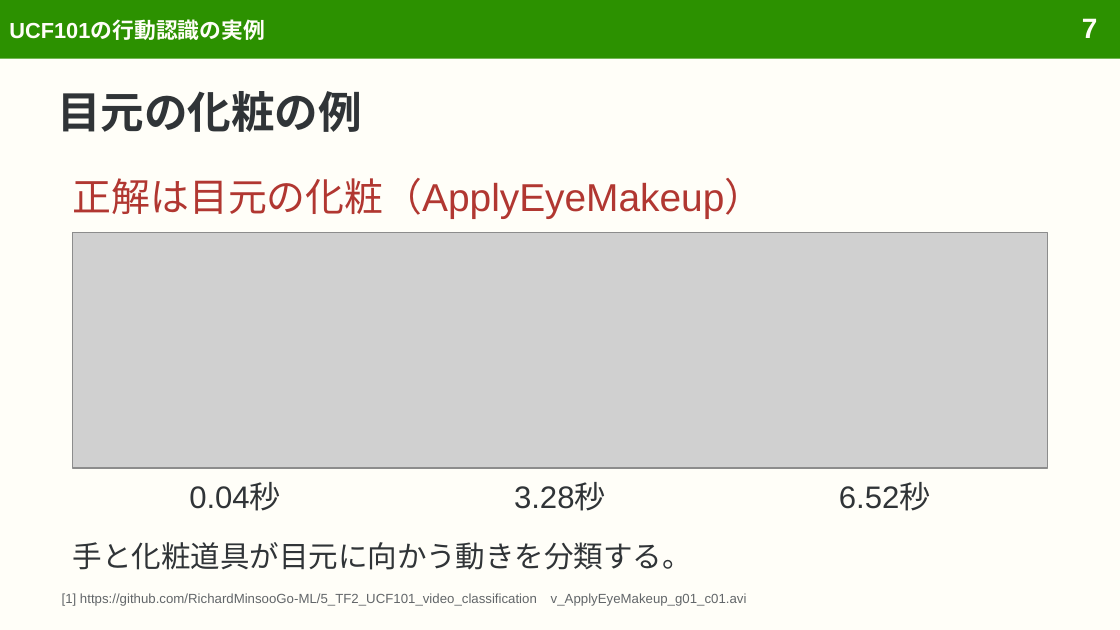
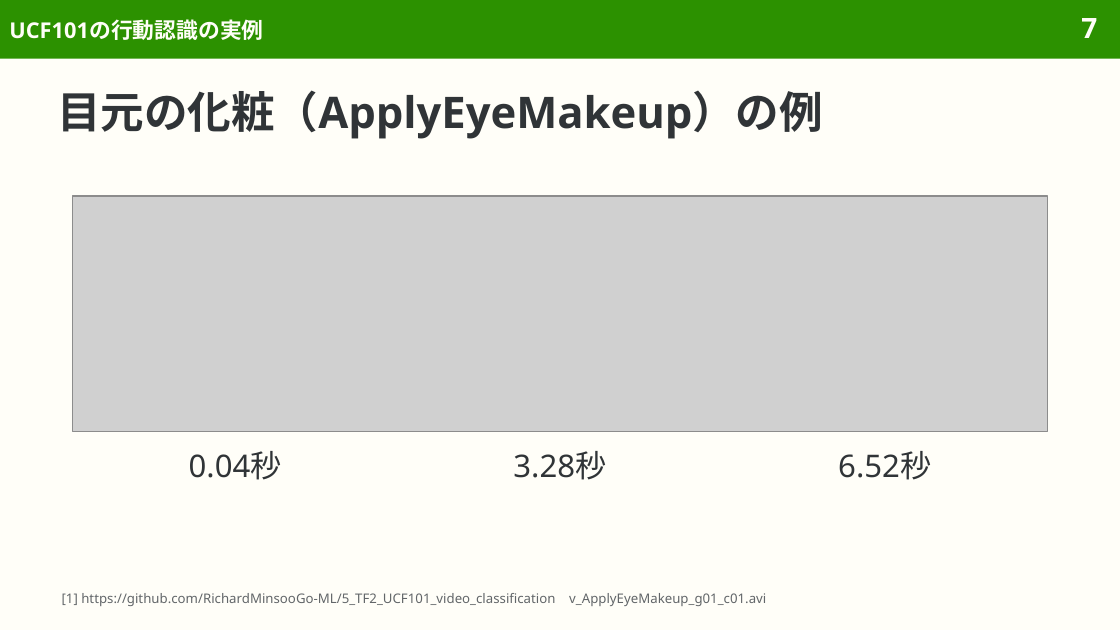
Before and after one commit to sasakiy84/datasets-in-10-minutes, a slide deck: slide 7 of slides/datasets-in-10-minutes-ucf101.pptx. Drawn at 1120x630 pixels with LibreOffice and Linux fonts; fonts in the diff are those of the drawing; grey boxes stand for pictures. Boxes give left, top, right and bottom in pixels: in the first picture for what was removed or moved away, otherwise in the second. Text is boxed around its words. In the diff, an @@ line names an element or a change of style, - is before the commit and + after.

```diff
--- a/slides/datasets-in-10-minutes-ucf101.pptx
+++ b/slides/datasets-in-10-minutes-ucf101.pptx
@@ title at bbox=[57, 90, 822, 139]: text changed; font Arial to Noto Sans @@
-目元の化粧の例
+目元の化粧（ApplyEyeMakeup）の例
@@ text removed at bbox=[73, 178, 764, 219] @@
-正解は目元の化粧（ApplyEyeMakeup）
@@ picture: place and size @@
-picture at bbox=[73, 233, 1047, 468]
+picture at bbox=[73, 196, 1047, 431]
@@ font Arial to Noto Sans in 5 elements at bbox=[9, 19, 263, 40], bbox=[62, 593, 766, 606], bbox=[189, 451, 282, 480], bbox=[513, 451, 606, 480], bbox=[838, 451, 931, 480] @@
@@ 3 texts: place and size @@
-3 texts at bbox=[189, 483, 931, 511]
+3 texts at bbox=[189, 451, 931, 480]
@@ text removed at bbox=[73, 542, 692, 570] @@
-手と化粧道具が目元に向かう動きを分類する。
```
Also in this commit, not shown: 63 other slides changed, 1 slide removed, 10 other files.
